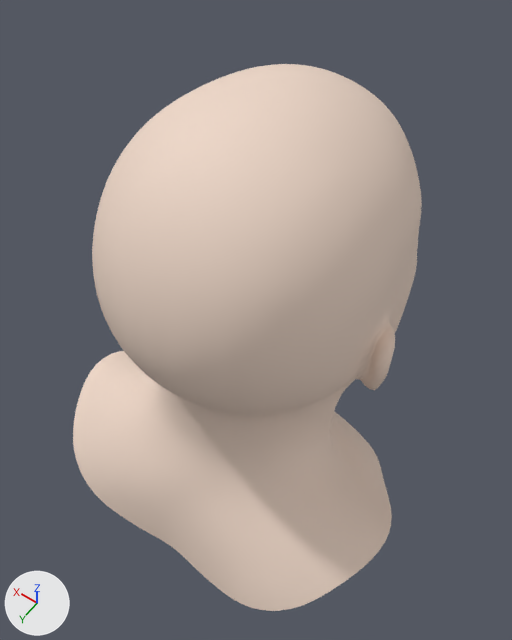
What one commit did to the glTF model public/models/docent.glb.
The view is the same before and after, from a camera (50 mm lens) standing at (-0.121, 0.176, 0.31) and looking at (0.001, 0.005, 0.042). Arrows for +X, +Y and +Z are at lower left; the lights stay in place. The first picture is the older version. Vertices at exactly the same position are counted once.

Names of what the first picture shows: 'Head'.
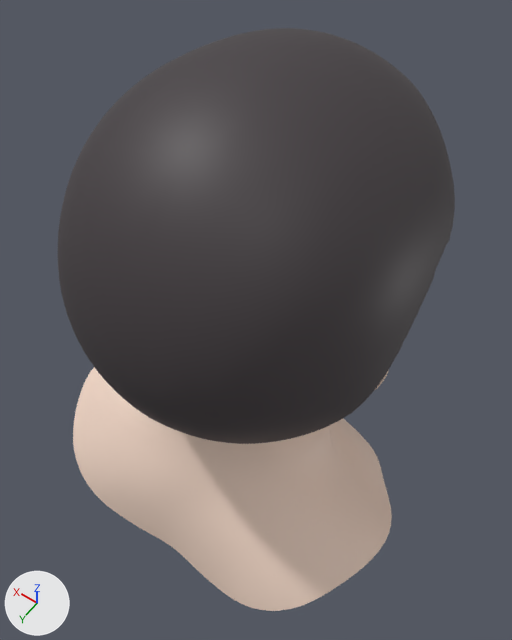
Location of each change, [x1, y1, x2, y2] in pixels of the pictures (512 x 640 px):
'Head', reshaped (14% wider, 7% taller)
    before: [73, 64, 422, 611]
    after: [58, 28, 455, 611]
part 1 of me_head, added
    after: [58, 28, 455, 444]

Patch to the scene script:
```diff
--- a/public/models/docent.glb.py
+++ b/public/models/docent.glb.py
@@ mat_skin @@
 n0 = _N.new('ShaderNodeBsdfPrincipled'); n0.name = 'Principled BSDF'
-n0.inputs[0].default_value = (0.851, 0.678, 0.573, 1.0)  # 'Base Color', beige #eed7c7
-n0.inputs[2].default_value = 0.75  # 'Roughness'
+n0.inputs[2].default_value = 0.62  # 'Roughness'
 n1 = _N.new('ShaderNodeOutputMaterial'); n1.name = 'Material Output'
+n2 = _N.new('ShaderNodeMix'); n2.name = 'Mix'
+n2.data_type = 'RGBA'
+n2.blend_type = 'MULTIPLY'
+n2.inputs[0].default_value = 1.0  # 'Factor'
+n2.inputs[7].default_value = (0.86, 0.66, 0.55, 1.0)  # 'B', beige #efd4c4
+n3 = _N.new('ShaderNodeVertexColor'); n3.name = 'Color Attribute'
 _L.new(n0.outputs[0], n1.inputs[0])  # 'BSDF' to 'Surface'
+_L.new(n2.outputs[2], n0.inputs[0])  # 'Result' to 'Base Color'
+_L.new(n3.outputs[0], n2.inputs[6])  # 'Color' to 'A'
@@ mat_hair @@
+mat_hair = principled_material('Hair')
+mat_hair.base_color = (0.055, 0.045, 0.05)  # dark grey #423c3f
+mat_hair.roughness = 0.55
@@ me_head @@
 # used by ob_head; location = (0.0, 0.0, 0.0)
-me_head.from_pydata(...)  # 17049 vertices, 33788 faces; spans x -0.096..0.096, y -0.091..0.091, z -0.087..0.163
+me_head.from_pydata(...)  # 19345 vertices, 38476 faces; spans x -0.096..0.096, y -0.091..0.091, z -0.087..0.175
+# me_head part 1: 2296 vertices added at x -0.073..0.073, y -0.085..0.089, z 0.055..0.175
 me_head.materials.append(mat_pupil)
@@ me_head @@
 me_head.materials.append(mat_skin)
+me_head.materials.append(mat_hair)  # dark grey #423c3f
```
